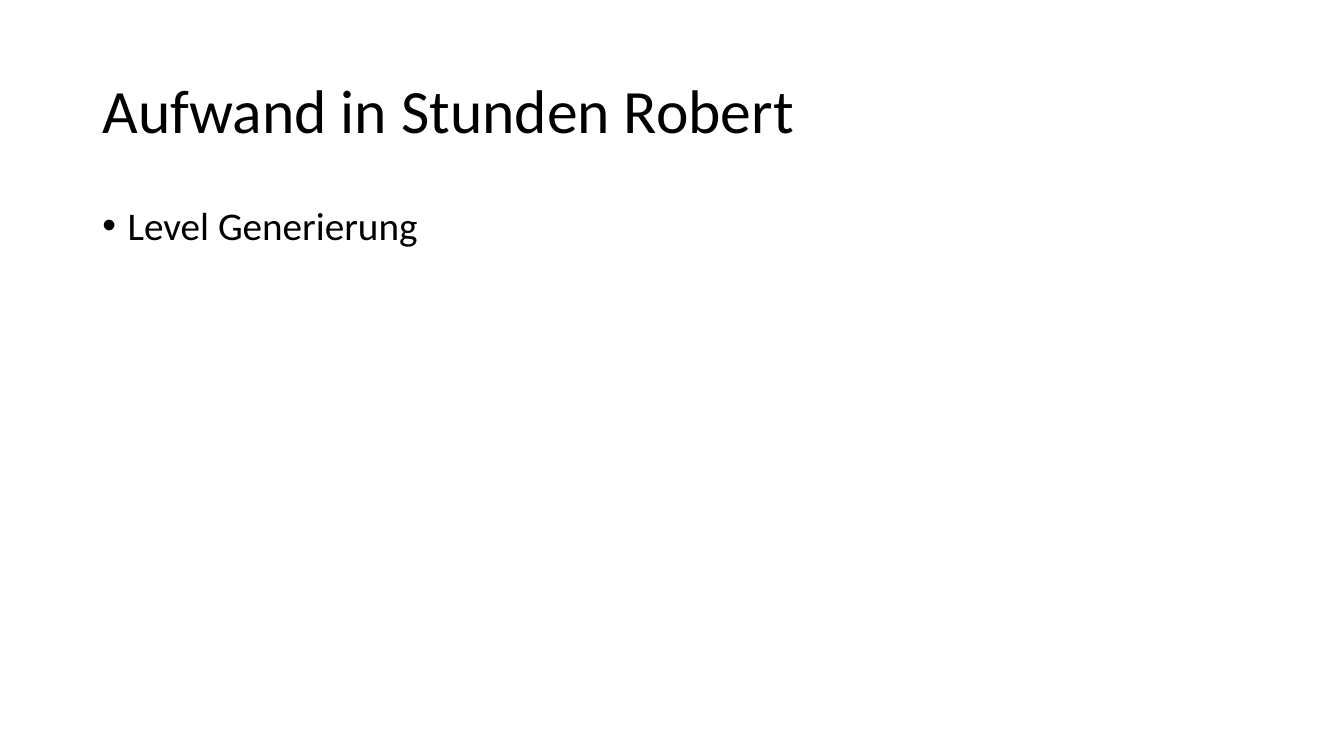
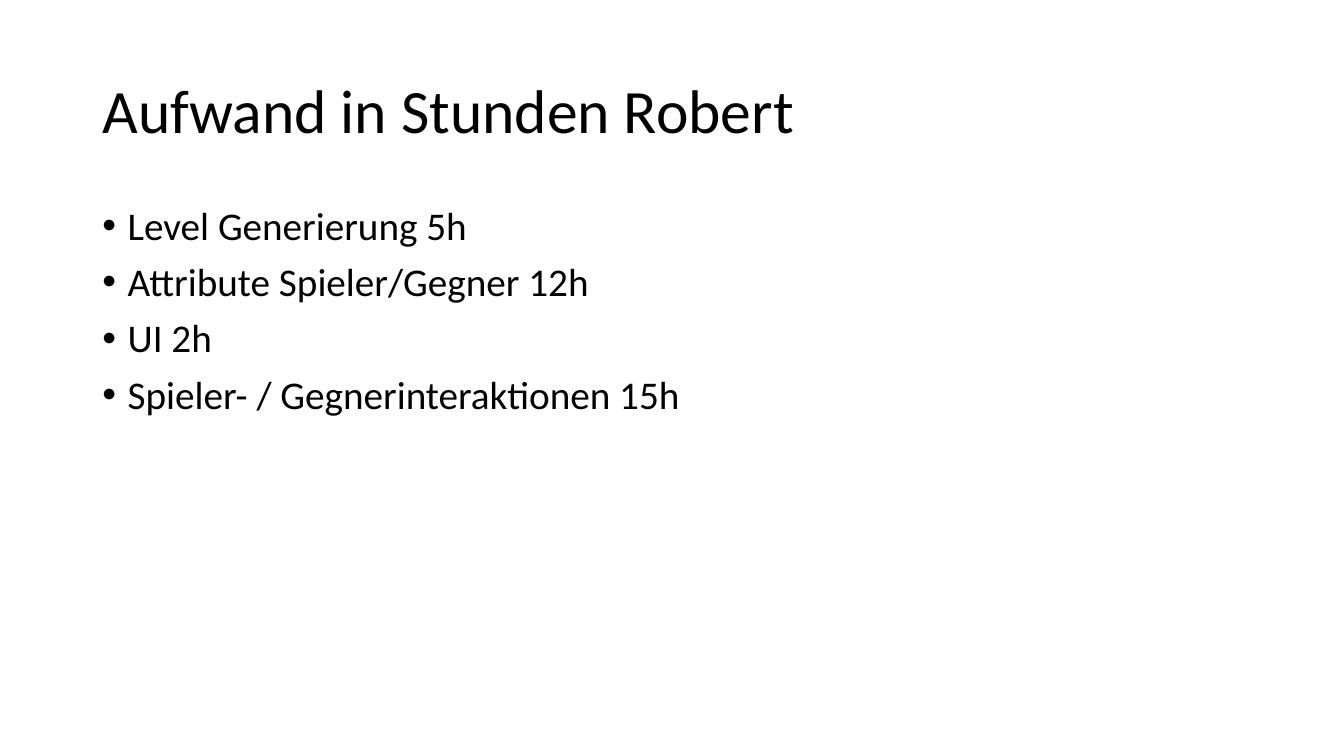
Before and after one commit to nielsq/CreativeNonSense, a slide deck: slide 8 of Anhang.pptx. Drawn at 1344x756 pixels with LibreOffice and Linux fonts; fonts in the diff are those of the drawing. Boxes give left, top, right and bottom in pixels: in the first picture for what was removed or moved away, otherwise in the second. Text is boxed around its words. In the diff, an @@ line names an element or a change of style, - is before the commit and + after.

```diff
--- a/Anhang.pptx
+++ b/Anhang.pptx
@@ text at <box>128,212,679,416</box>: text changed @@
-• Level Generierung
+• Level Generierung 5h
+• Attribute Spieler/Gegner 12h
+• UI 2h
+• Spieler- / Gegnerinteraktionen 15h
```
Also in this commit, not shown: 3 other files.
